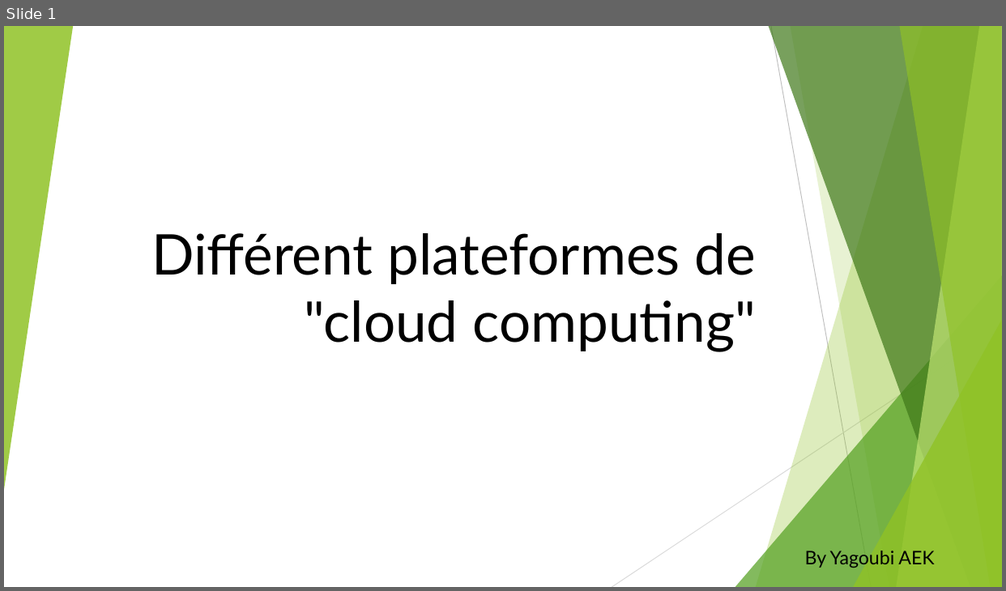
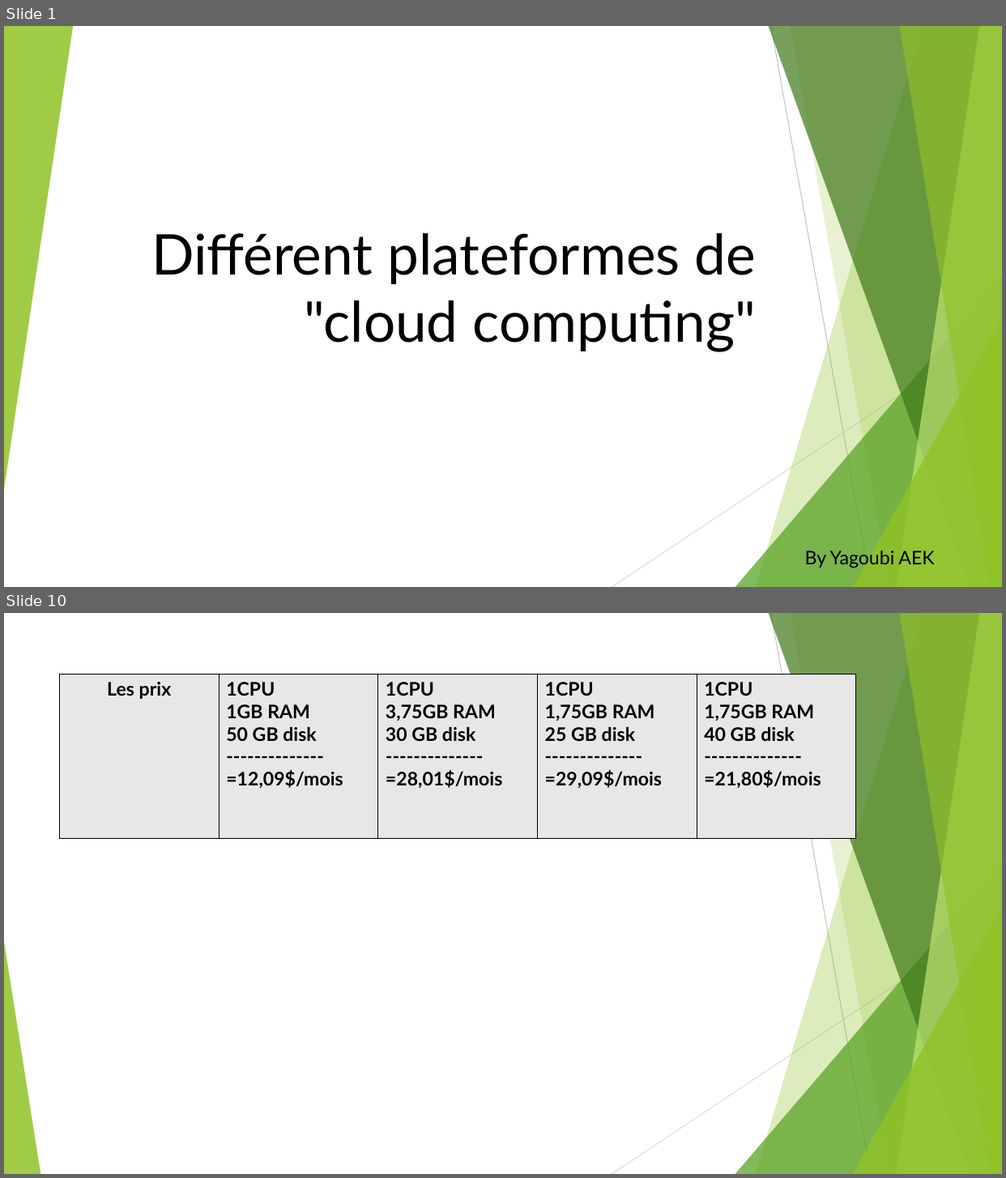
Before and after one commit to yagoubigithub/silde, a slide deck: différent plateformes de.pptx. Shown one above the other, each under a label of ours: slide 1 before the commit, slides 1 and 10 after it; the slides between them are not shown. The pictures are 1006x591 and 1006x1178 pixels, drawn with LibreOffice and Linux fonts; fonts in the diff are those of the drawing. Boxes give left, top, right and bottom in pixels: in the first picture for what was removed or moved away, otherwise in the second. Text is boxed around its words. In the diff, an @@ line names an element or a change of style, - is before the commit and + after.

```diff
--- a/différent plateformes de.pptx
+++ b/différent plateformes de.pptx
@@ slide 10 added at bbox=[4, 613, 1002, 1174], background #FFFFFF; not listed: 9 template elements that a slide beside it also shows @@
@@ table added at bbox=[59, 674, 857, 838], 1 rows, 5 columns @@
+Les prix | 1CPU / 1GB RAM / 50 GB disk / -------------- / =12,09$/mois | 1CPU / 3,75GB RAM / 30 GB disk / -------------- / =28,01$/mois | 1CPU / 1,75GB RAM / 25 GB disk / -------------- / =29,09$/mois | 1CPU / 1,75GB RAM / 40 GB disk / -------------- / =21,80$/mois
@@ triangle added at bbox=[4, 942, 40, 1174], fill #90C226 at 85% opacity @@
```
Also in this commit, not shown: 1 slide changed, 7 other slides added, 1 slide removed.
